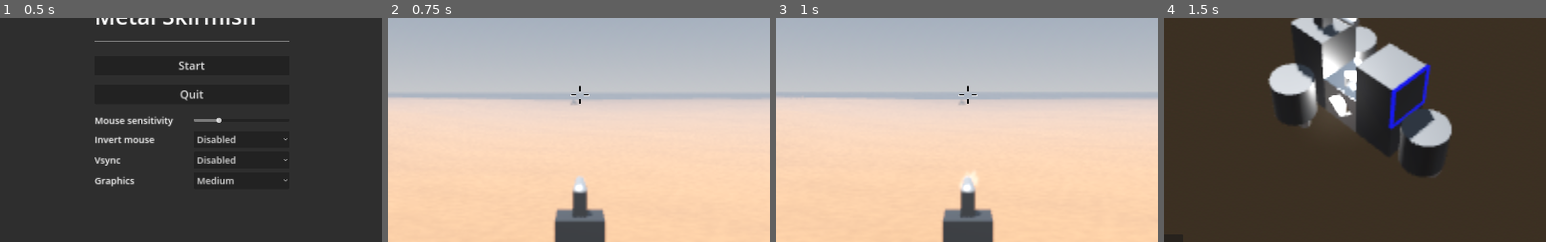
Above: before the commit, frames 1-4 (left to right).
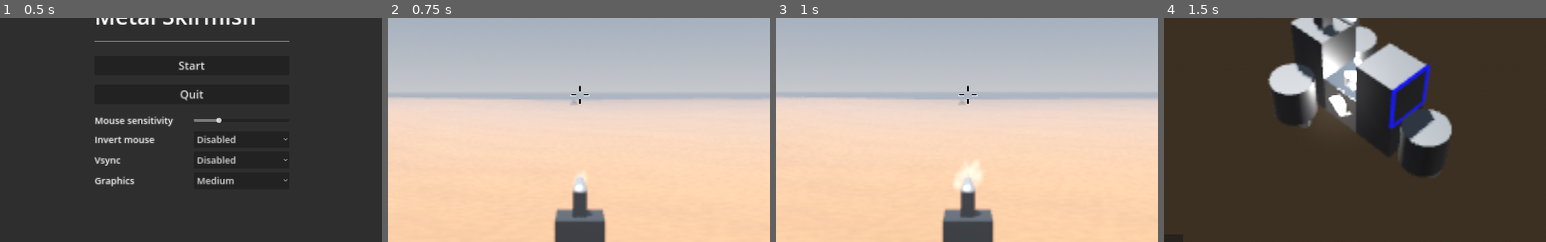
Above: after the commit, the same moments.

Repository: mcjohnalds/metal-skirmish
Game: Godot game, scene res://scenes/main.tscn
The game is run twice, just before and just after one commit, with the same random seed, the same clock (stepped at 60 frames per second) and the same inputs.
Inputs (mouse positions are % of the whole screen's width and height, from its top left):
- Up to frame 1 (0.5 s): no input
- Up to frame 2 (0.75 s): click "Start" at 0.5 s
- Up to frame 3 (1 s): no input
- Up to frame 4 (1.5 s): tap Enter at 1.25 s; move the mouse to (55, 50) at 1.27 s; hold W (move_forward) from 1.28 s (still down); hold Tab (switch_scene) from 1.28 s (still down); click (55, 50) at 1.42 s
The pictures show only the part of the screen within x 25-75%, y 33-83%; the shares and areas given below are measured in that part.

Frame 1 is identical in both runs. In frame 2, less than 0.1% of the frame differs, in the area x 50-52%, y 68-72%; in frame 3, 0.4%, in the area x 46-54%, y 63-77%; in frame 4, nothing differs.

Commit message:
Getting killed takes you back to the garage

Diff:
--- a/scenes/arena.tscn
+++ b/scenes/arena.tscn
@@ -253,7 +253,7 @@
 grow_horizontal = 2
 size_flags_vertical = 1
 theme_type_variation = &"BodyLarge"
-text = "Game Over"
+text = "Round Lost"
 horizontal_alignment = 1
 vertical_alignment = 1
 
@@ -274,7 +274,7 @@
 size_flags_vertical = 0
 
 [node name="Label" parent="GameOverControl/NextRoundButton/MarginContainer/HBoxContainer" index="0"]
-text = "Restart"
+text = "Retry	"
 
 [editable path="PartsEarnedButtons/HBoxContainer/ArmorPartButton"]
 [editable path="PartsEarnedButtons/HBoxContainer/WheelPartButton"]
--- a/scripts/arena.gd
+++ b/scripts/arena.gd
@@ -192,7 +192,6 @@
 	round_counter.label.text = "Round %s" % g.round_number
 	for vehicle: Vehicle in get_tree().get_nodes_in_group("vehicles"):
 		vehicle.destroyed.connect(on_vehicle_destroyed)
-	restart_button.button_down.connect(on_restart_button_down)
 
 
 func _process(_delta: float) -> void:
@@ -227,8 +226,3 @@
 			g.gun_part_inventory += gun_parts_earned
 			g.round_number += 1
 			round_complete.emit()
-
-
-func on_restart_button_down() -> void:
-	g.reset_progress()
-	get_tree().reload_current_scene()
--- a/scripts/main.gd
+++ b/scripts/main.gd
@@ -28,36 +28,31 @@
 			unpause()
 		else:
 			pause()
-	if OS.is_debug_build() and event.is_action_pressed("switch_scene") and level:
+	if (
+		OS.is_debug_build()
+		and event.is_action_pressed("switch_scene")
+		and level
+	):
 		g.armor_part_inventory = 50
 		g.wheel_part_inventory = 50
 		g.gun_part_inventory = 50
-		switch_scene()
+		if level is Arena:
+			await go_to_garage()
+		else:
+			await go_to_arena()
 
 
 func on_start_button_down() -> void:
-	start.queue_free()
-	await start.tree_exited
+	start.visible = false
 	go_to_arena()
 
 
-func switch_scene() -> void:
-		if transitioning:
-			return
-		transitioning = true
-		if level is Arena:
-			var arena: Arena = level
-			if not is_instance_valid(arena.player):
-				return
-			await go_to_garage()
-		else:
-			await go_to_arena()
-		transitioning = false
+func go_to_arena() -> void:
+	if transitioning:
+		return
+	transitioning = true
 
-
-func go_to_arena() -> void:
 	var player: Vehicle
-
 	if level is Garage:
 		var garage: Garage = level
 		var in_parts: Array[Node3D] = []
@@ -65,22 +60,34 @@
 			in_parts.append(p)
 		var dict := Global.parts_to_dictionary(in_parts)
 		player = Vehicle.from_dictionary(dict)
-		player.is_player = true
 		garage.queue_free()
 		await garage.tree_exited
+	elif level is Arena:
+		var arena: Arena = level
+		var dict := Global.parts_to_dictionary(arena.player.parts)
+		player = Vehicle.from_dictionary(dict)
+		arena.queue_free()
+		await arena.tree_exited
 	else:
 		player = start_vehicle_scene.instantiate()
-		player.is_player = true
+	player.is_player = true
 
-	var arena: Arena = arena_scene.instantiate()
-	arena.player = player
+	var new_arena: Arena = arena_scene.instantiate()
+	new_arena.player = player
 	Input.mouse_mode = Input.MOUSE_MODE_CAPTURED
-	level_container.add_child(arena)
-	arena.round_complete.connect(switch_scene)
-	level = arena
+	level_container.add_child(new_arena)
+	new_arena.round_complete.connect(go_to_garage)
+	new_arena.restart_button.button_down.connect(on_restart_button_down)
+	level = new_arena
+
+	transitioning = false
 
 
 func go_to_garage() -> void:
+	if transitioning:
+		return
+	transitioning = true
+
 	var arena: Arena = level
 	var dict := Global.parts_to_dictionary(arena.player.parts)
 
@@ -94,8 +101,10 @@
 		garage.add_part(part)
 	g.camera_pivot.view_pitch = TAU / 8.0
 	g.camera_pivot.view_yaw = 3.0 * TAU / 8.0
-	garage.next_round.connect(switch_scene)
+	garage.next_round.connect(go_to_arena)
 	level = garage
+
+	transitioning = false
 
 
 func on_quit_button_down() -> void:
@@ -119,3 +128,10 @@
 	Input.mouse_mode = mouse_mode_before_pausing
 	settings.visible = false
 	level.process_mode = Node.PROCESS_MODE_INHERIT
+
+
+func on_restart_button_down() -> void:
+	if g.round_number == 1:
+		go_to_arena()
+	else:
+		go_to_garage()
--- a/scripts/vehicle.gd
+++ b/scripts/vehicle.gd
@@ -112,7 +112,7 @@
 		and (is_player or ENEMY_SHOOTING_ENABLED)
 	)
 	var player_visible := (
-		is_instance_valid(g.arena.player)
+		g.arena.player.cockpit_part.health > 0.0
 		and g.arena.player.global_position.distance_to(part.global_position)
 			<= Global.MAX_AIM_RANGE
 	)
@@ -310,7 +310,7 @@
 func get_steering_input() -> float:
 	if is_player:
 		return Input.get_axis("move_right", "move_left")
-	if not is_instance_valid(g.arena.player):
+	if g.arena.player.cockpit_part.health == 0.0:
 		return 0.0
 	var our_dir := Vector2(global_basis.z.x, global_basis.z.z).normalized()
 	var player_dir := Global.get_vector3_xz(global_position.direction_to(g.arena.player.global_position))
@@ -320,8 +320,6 @@
 	if a > 0.0:
 		return m
 	return -m
-	# var frequency := 0.1
-	# return -0.7 * sin(Global.get_ticks_sec() * TAU * frequency)
 
 
 func damage_part(vehicle: Vehicle, shape_index: int) -> void:
@@ -349,7 +347,8 @@
 			hit_part_frame.visible = true
 			giblet.mesh.material_override = hit_part_frame.mesh.material_override
 		if hit_part is CockpitPart:
-			vehicle.queue_free()
+			vehicle.process_mode = Node.PROCESS_MODE_DISABLED
+			vehicle.visible = false
 			for p: Node3D in vehicle.parts:
 				var giblet: Giblet = frame_giblet_scene.instantiate()
 				get_parent().add_child(giblet)
Not shown, changed: misc/todo.txt
